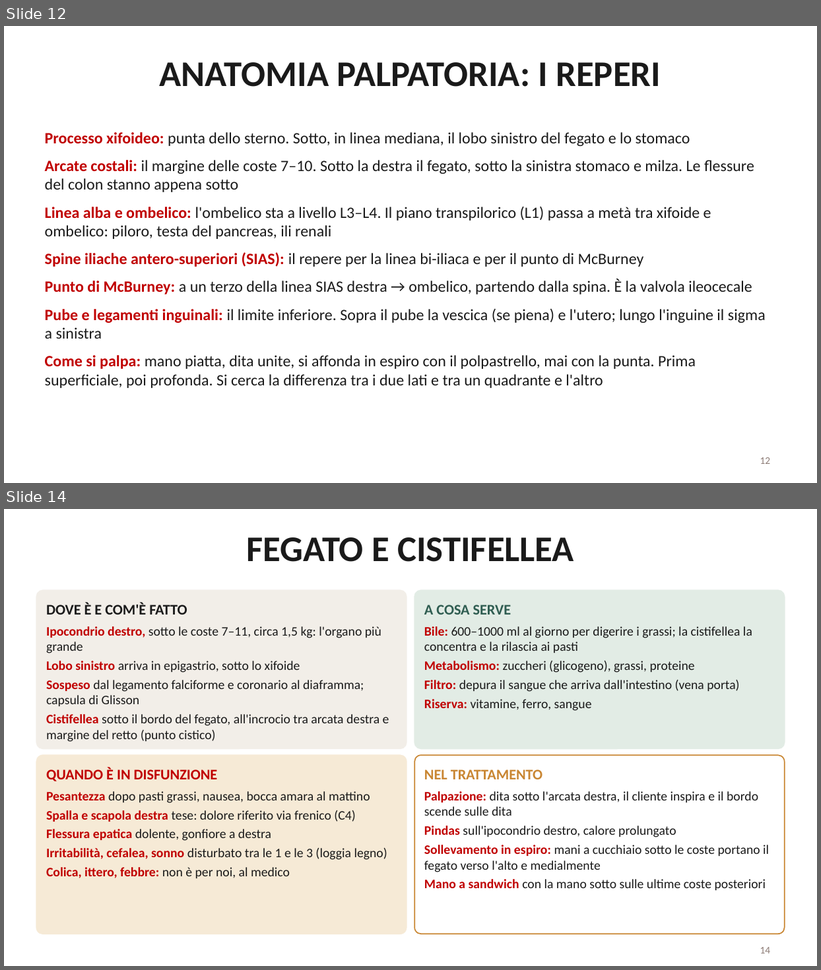
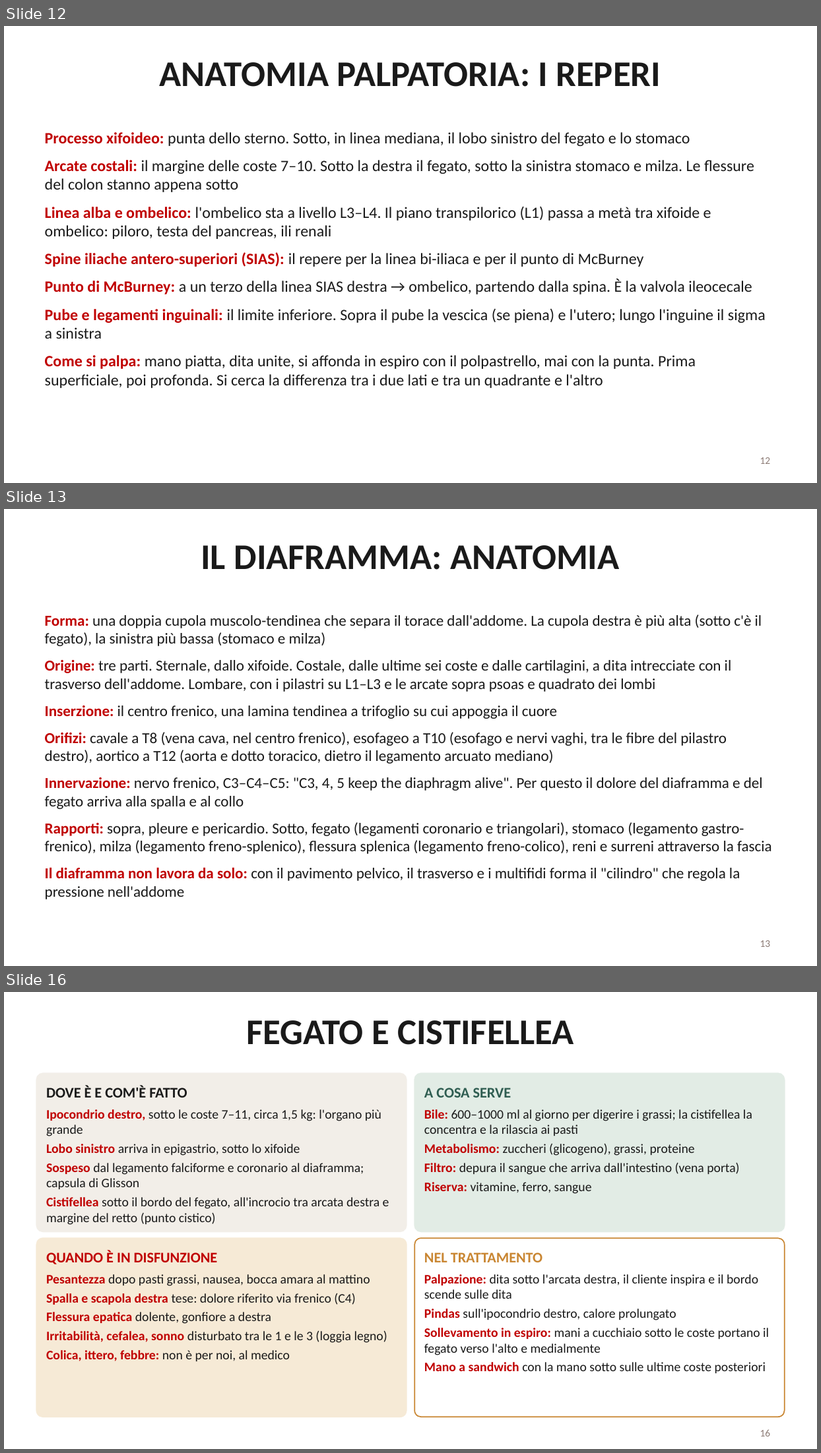
Before and after one commit to davidemcb/kinesiologia-studio, a slide deck: formazione/dispense/viscerale-2-livello.pptx. Shown one above the other, each under a label of ours: slides 12 and 14 before the commit, slides 12, 13 and 16 after it; the slides between them are not shown. The pictures are 821x970 and 821x1453 pixels, drawn with LibreOffice and Linux fonts; fonts in the diff are those of the drawing. Boxes give left, top, right and bottom in pixels: in the first picture for what was removed or moved away, otherwise in the second. Text is boxed around its words. In the diff, an @@ line names an element or a change of style, - is before the commit and + after.

```diff
--- a/formazione/dispense/viscerale-2-livello.pptx
+++ b/formazione/dispense/viscerale-2-livello.pptx
@@ slide 13 added at <box>4,509,817,966</box>, background #FFFFFF @@
@@ title added at <box>201,545,619,570</box>, 32 pt, text #1A1A1A, bold @@
+IL DIAFRAMMA: ANATOMIA
@@ text added at <box>45,615,772,900</box>, 13.5 pt, text #1A1A1A @@
+• Forma: una doppia cupola muscolo-tendinea che separa il torace dall'addome. La cupola destra è più alta (sotto c'è il fegato), la sinistra più bassa (stomaco e milza)
+• Origine: tre parti. Sternale, dallo xifoide. Costale, dalle ultime sei coste e dalle cartilagini, a dita intrecciate con il trasverso dell'addome. Lombare, con i pilastri su L1–L3 e le arcate sopra psoas e quadrato dei lombi
+• Inserzione: il centro frenico, una lamina tendinea a trifoglio su cui appoggia il cuore
+• Orifizi: cavale a T8 (vena cava, nel centro frenico), esofageo a T10 (esofago e nervi vaghi, tra le fibre del pilastro destro), aortico a T12 (aorta e dotto toracico, dietro il legamento arcuato mediano)
+• Innervazione: nervo frenico, C3–C4–C5: "C3, 4, 5 keep the diaphragm alive". Per questo il dolore del diaframma e del fegato arriva alla spalla e al collo
+• Rapporti: sopra, pleure e pericardio. Sotto, fegato (legamenti coronario e triangolari), stomaco (legamento gastro-frenico), milza (legamento freno-splenico), flessura splenica (legamento freno-colico), reni e surreni attraverso la fascia
+• Il diaframma non lavora da solo: con il pavimento pelvico, il trasverso e i multifidi forma il "cilindro" che regola la pressione nell'addome
@@ page number added at <box>760,941,771,947</box>, 9 pt, text #8C7B75 @@
+13
@@ what was slide 14 is now slide 16 @@
@@ page number at <box>760,1430,771,1437</box>: text changed @@
-14
+16
```
Also in this commit, not shown: 4 slides changed, 1 other slide added.
